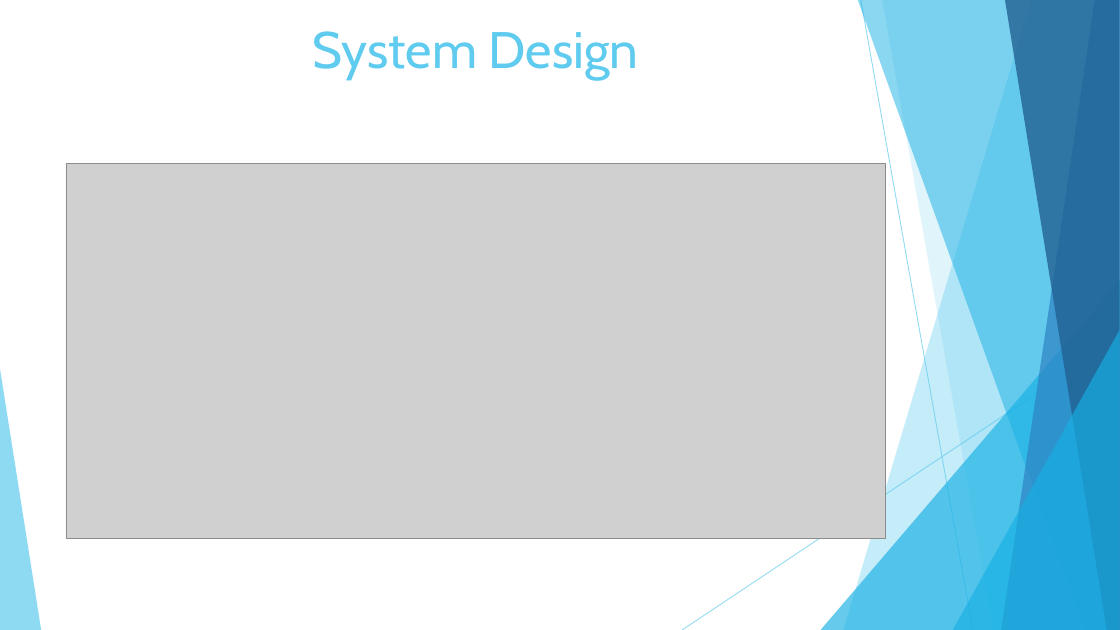
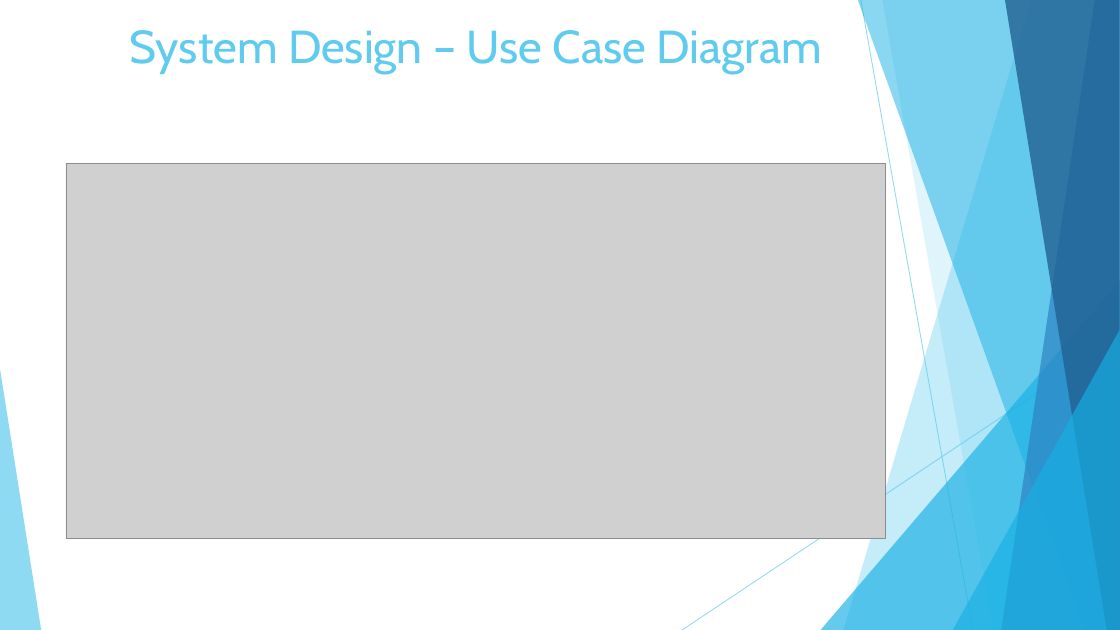
Before and after one commit to cynorfleet/Software-Engineering, a slide deck: slide 6 of DeliveryFiles/Presentations/Final Presentation.pptx. Drawn at 1120x630 pixels with LibreOffice and Linux fonts; fonts in the diff are those of the drawing; grey boxes stand for pictures. Boxes give left, top, right and bottom in pixels: in the first picture for what was removed or moved away, otherwise in the second. Text is boxed around its words. In the diff, an @@ line names an element or a change of style, - is before the commit and + after.

Commit message:
changed slides a bit. New class diagram to accurately represent the application

```diff
--- a/DeliveryFiles/Presentations/Final Presentation.pptx
+++ b/DeliveryFiles/Presentations/Final Presentation.pptx
@@ title at (x1=130, y1=30, x2=822, y2=74): text changed; size 44 to 39.6 pt @@
-System Design
+System Design – Use Case Diagram
```
Also in this commit, not shown: 3 other slides changed, 1 slide added, 39 other files.
